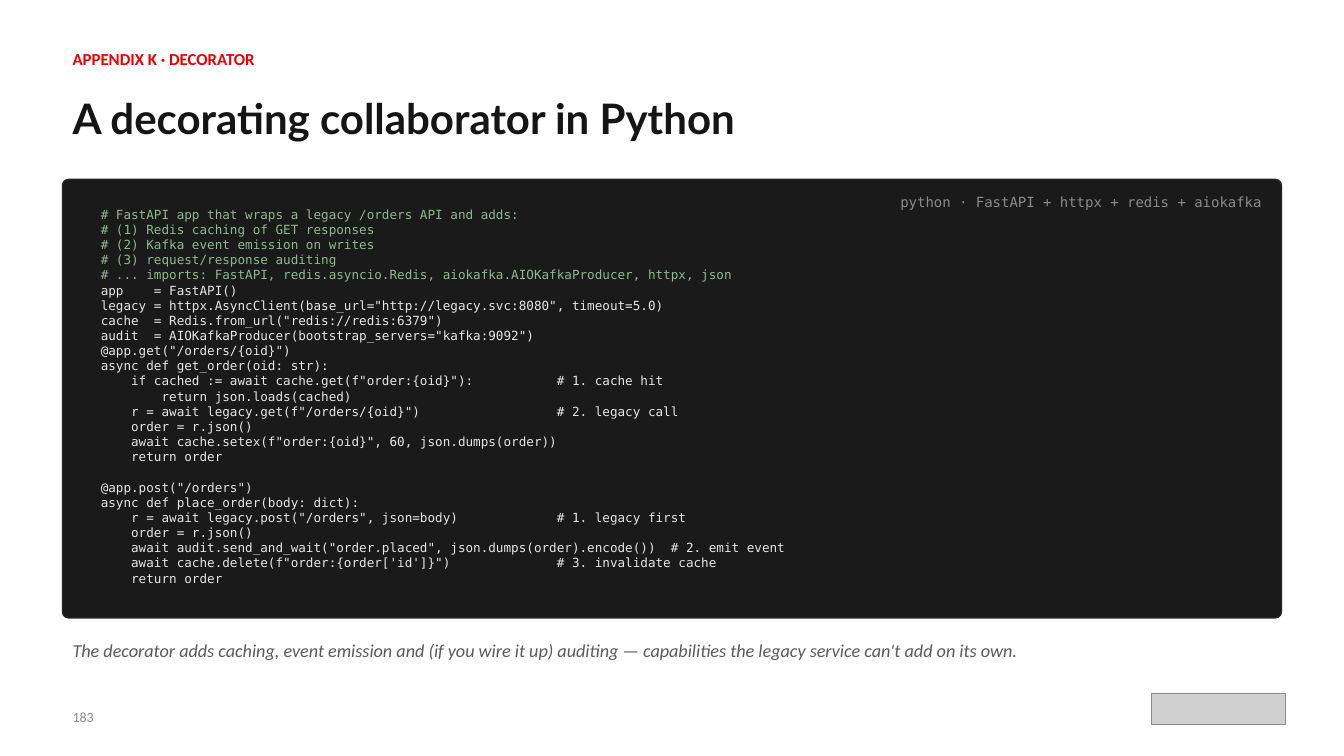
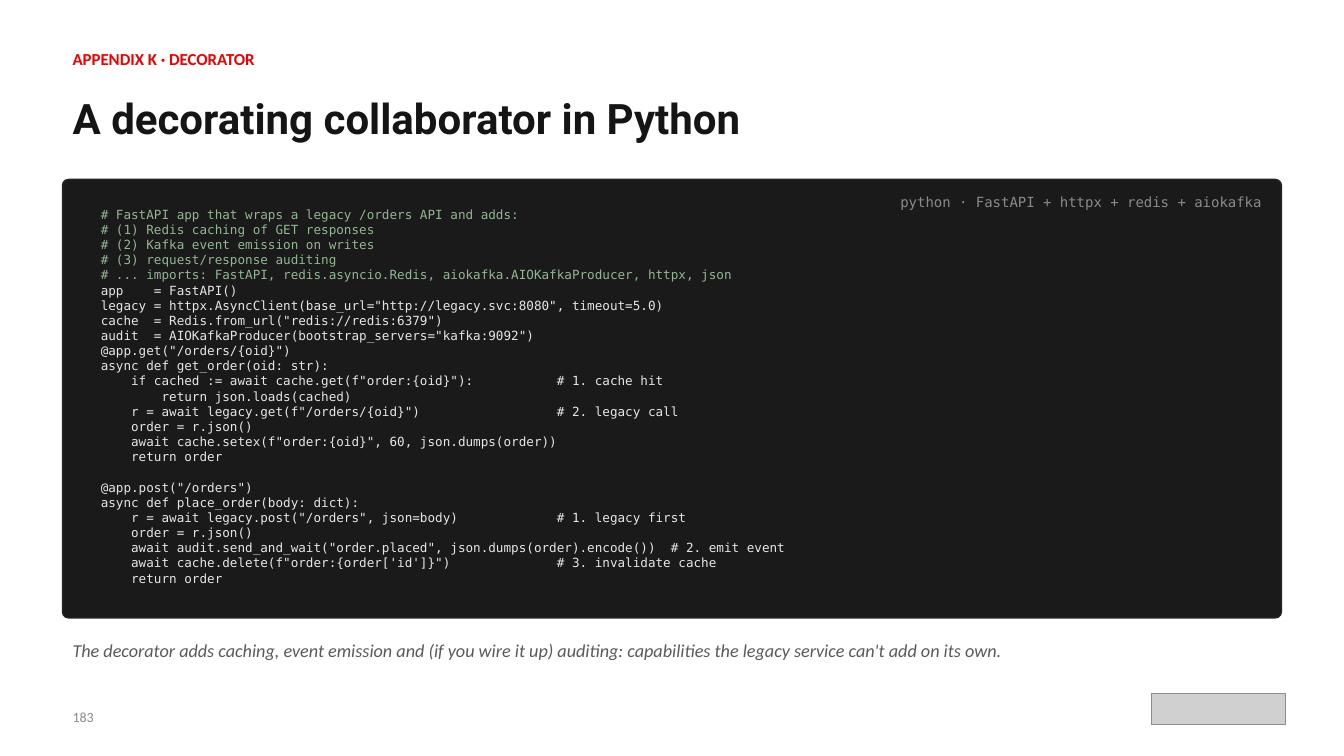
Before and after one commit to patterncatalyst/cloud-native-design-patterns, a slide deck: slide 208 of lgtm-presentation/Designing-Cloud-Native-APIs-Python.pptx. Drawn at 1344x756 pixels with LibreOffice and Linux fonts; fonts in the diff are those of the drawing; grey boxes stand for pictures. Boxes give left, top, right and bottom in pixels: in the first picture for what was removed or moved away, otherwise in the second. Text is boxed around its words. In the diff, an @@ line names an element or a change of style, - is before the commit and + after.

```diff
--- a/lgtm-presentation/Designing-Cloud-Native-APIs-Python.pptx
+++ b/lgtm-presentation/Designing-Cloud-Native-APIs-Python.pptx
@@ text "A decorating collaborator in Python" at box(73, 102, 740, 143): font Lato to Roboto @@
@@ text at box(73, 644, 1001, 660): text changed @@
-The decorator adds caching, event emission and (if you wire it up) auditing — capabilities the legacy service can't add on its own.
+The decorator adds caching, event emission and (if you wire it up) auditing: capabilities the legacy service can't add on its own.
```
Also in this commit, not shown: 281 other slides changed, 3 other files.
